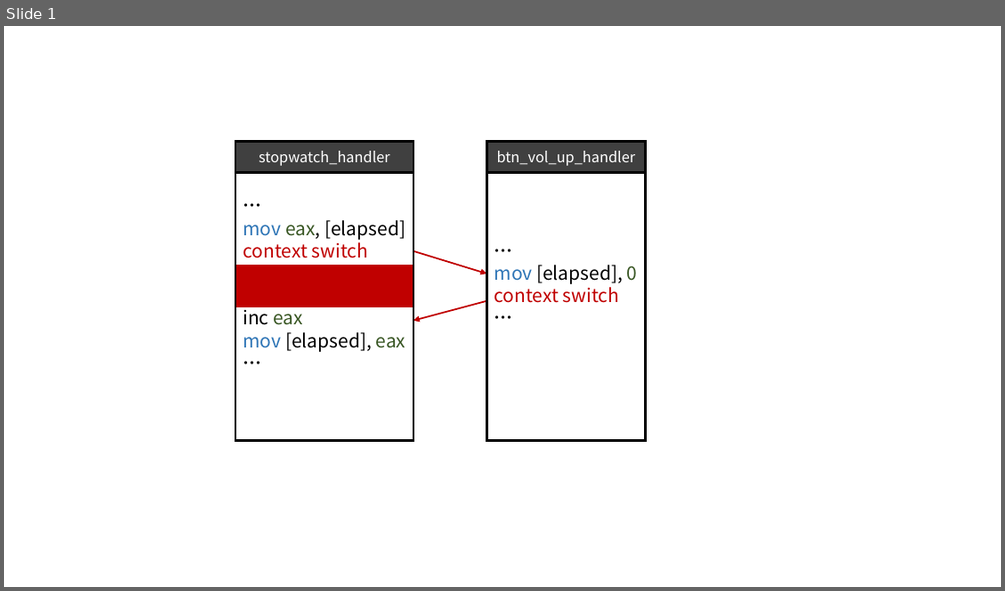
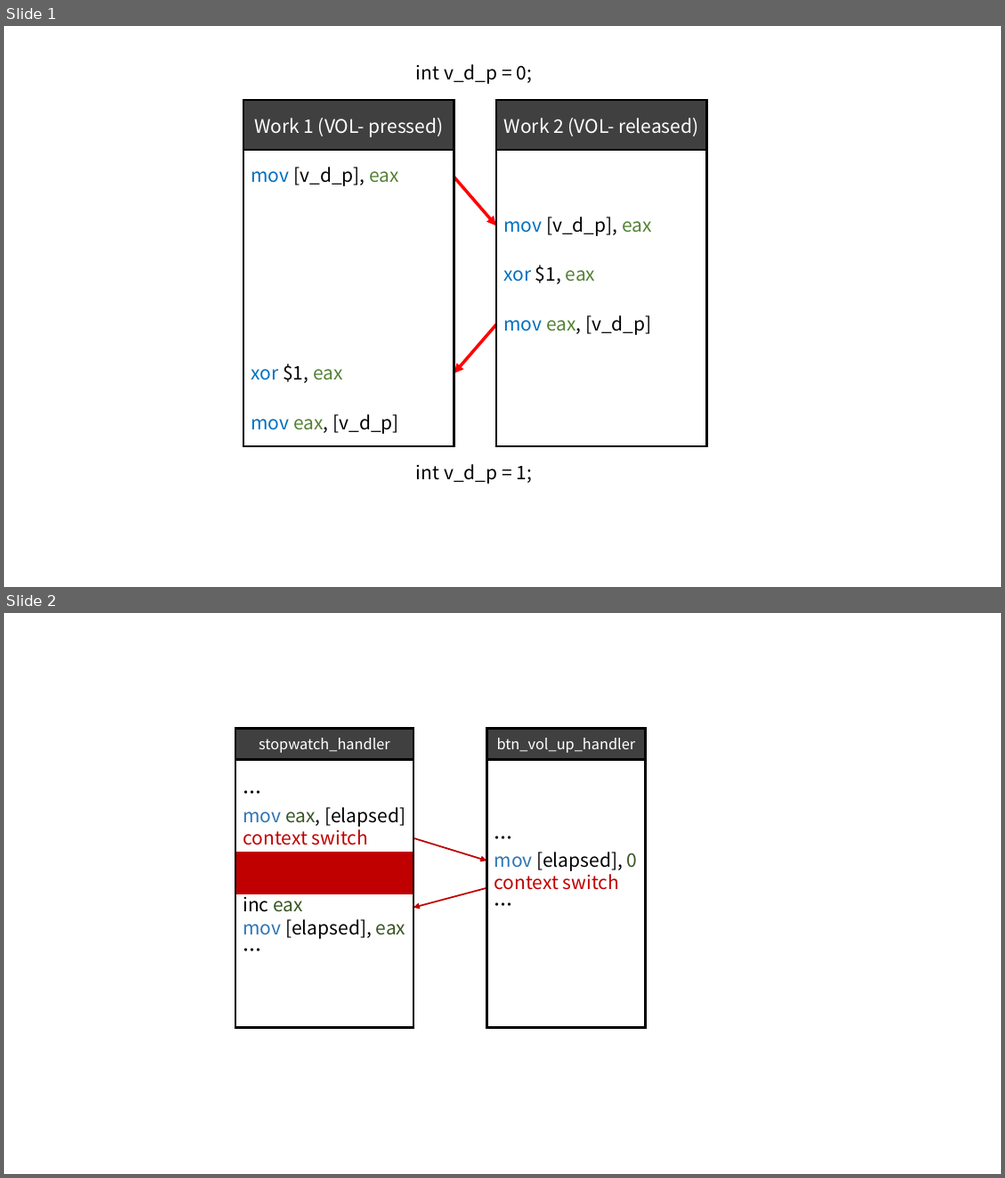
Before and after one commit to j1u0n2y3/CSE4116, a slide deck: HW3/figures.pptx. Shown one above the other, each under a label of ours: slide 1 before the commit, slides 1 and 2 after it. The pictures are 1005x591 and 1005x1178 pixels, drawn with LibreOffice and Linux fonts; fonts in the diff are those of the drawing. Boxes give left, top, right and bottom in pixels: in the first picture for what was removed or moved away, otherwise in the second. Text is boxed around its words. In the diff, an @@ line names an element or a change of style, - is before the commit and + after.

```diff
--- a/HW3/figures.pptx
+++ b/HW3/figures.pptx
@@ slide 1 added at [4, 26, 1001, 587], background #FFFFFF @@
@@ text added at [416, 64, 532, 84], 18 pt, text #000000 @@
+int v_d_p = 0;
@@ table added at [243, 100, 454, 496], 8 rows, 1 columns @@
+Work 1 (VOL- pressed)
+mov [v_d_p], eax
+
+
+
+xor $1, eax
+mov eax, [v_d_p]
+
@@ table added at [496, 100, 707, 496], 8 rows, 1 columns @@
+Work 2 (VOL- released)
+
+mov [v_d_p], eax
+xor $1, eax
+mov eax, [v_d_p]
+
+
+
@@ arrow added from (454, 177) to (496, 225), #FF0000 3 pt @@
@@ arrow added from (496, 324) to (454, 373), #FF0000 3 pt @@
@@ text added at [416, 464, 532, 483], 18 pt, text #000000 @@
+int v_d_p = 1;
@@ what was slide 1 is now slide 2 @@
```
Also in this commit, not shown: 10 other files.
